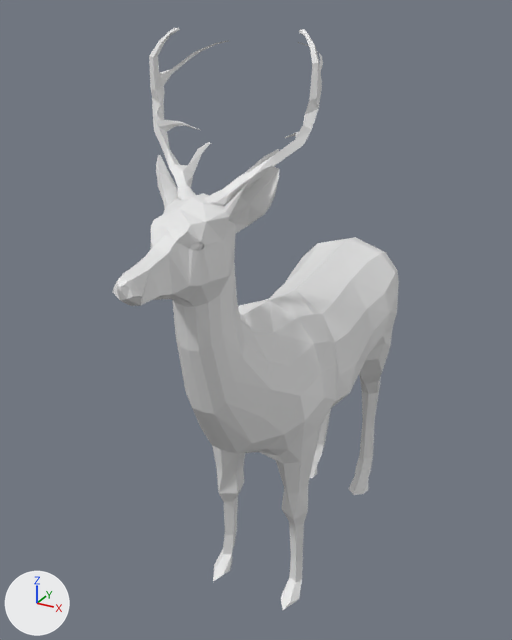
Renders of the Blender file models/untitled.blend from each side of a commit.
Camera for both pictures: a camera (50 mm lens) standing at (19.9, -45.4, 39.8) and looking at (-1.8, -6.0, 20.1). The axes (+X, +Y, +Z) are drawn at lower left. The lights are the same throughout.

The older version as bpy lines, for what is in view:
```python
mat_material_001 = principled_material('Material.001')
mat_material_001.base_color = (0.8, 0.8, 0.8)  # white #e7e7e7
me_deer = bpy.data.meshes.new('Deer')
me_deer.from_pydata(...)  # 832 vertices, 1570 faces; spans x -5.1..5.1, y -22.1..11.5, z 0.0..41.0
me_deer.materials.append(mat_material_001)  # white #e7e7e7
ob_deer = bpy.data.objects.new('Deer', me_deer)
ob_deer.location = (0.0, 0.0, 0.0)
ob_deer.scale = (1.0, 1.0, 0.95)
```
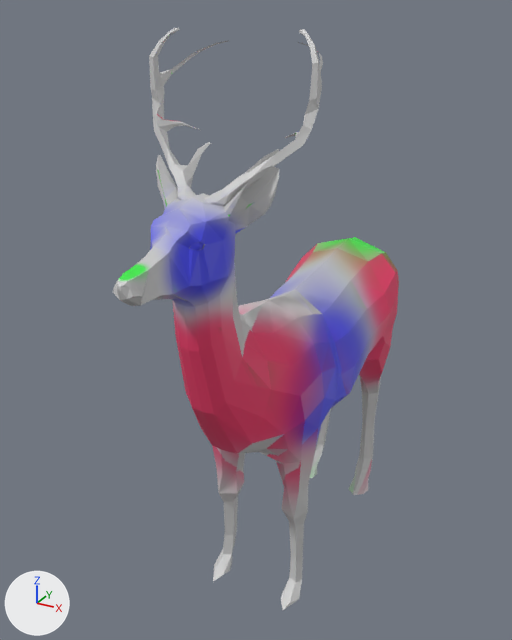
The newer file is also rescaled (x0.163) as a whole; pictures and numbers use the older file's frame.

The change, as JSON lines over the scene's bpy script:
```json
{"op": "add", "block": "img_material_001_base_color", "code": ["img_material_001_base_color = load_image('Material.001 Base Color', 'xgfhcghf.png', 1024, 1024, 'sRGB')"]}
{"op": "remove", "block": "mat_material_001", "code": "mat_material_001.base_color = (0.8, 0.8, 0.8)  # white #e7e7e7"}
{"op": "add", "block": "mat_material_001", "code": "mat_material_001.texture = img_material_001_base_color"}
```

Pixel boxes (x1, y1, x2, y2) of what changed, in the pictures (512 x 640 px):
```json
{"object": "Deer", "change": "surface changed", "before": [113, 28, 399, 611], "after": [113, 28, 399, 611]}
```
